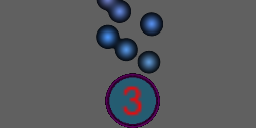
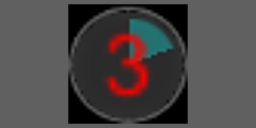
Revision of a layered 256 x 128 image; what changed, layer by layer:
painted on "Pasted Layer" over [68, 0, 188, 128]
